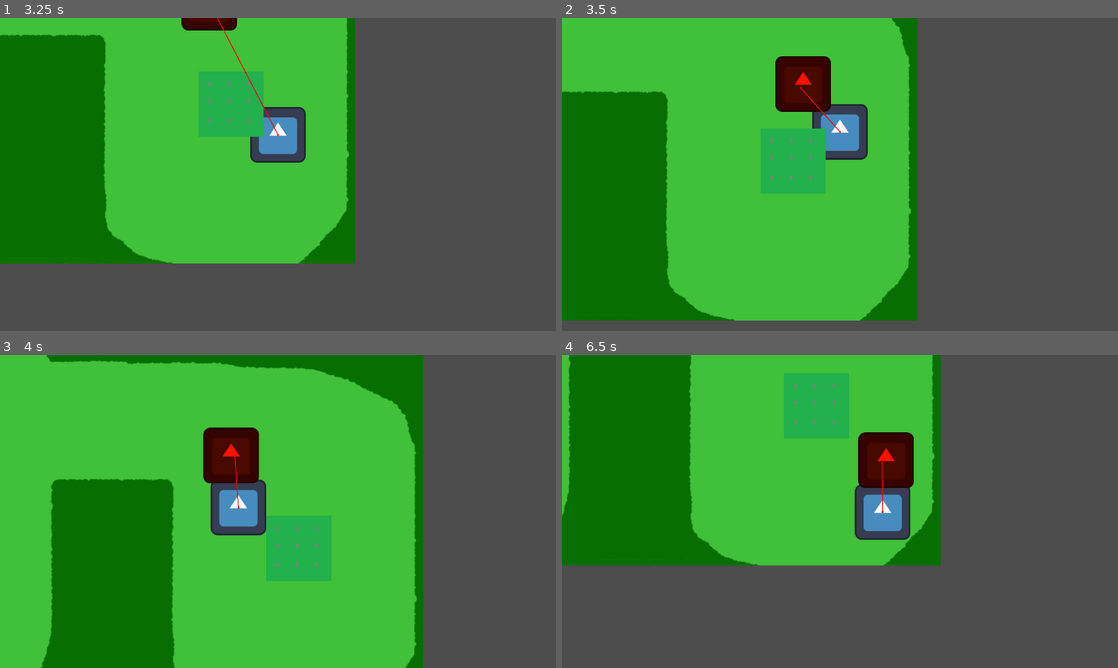
Above: before the commit, frames 1-4 (two rows, left to right).
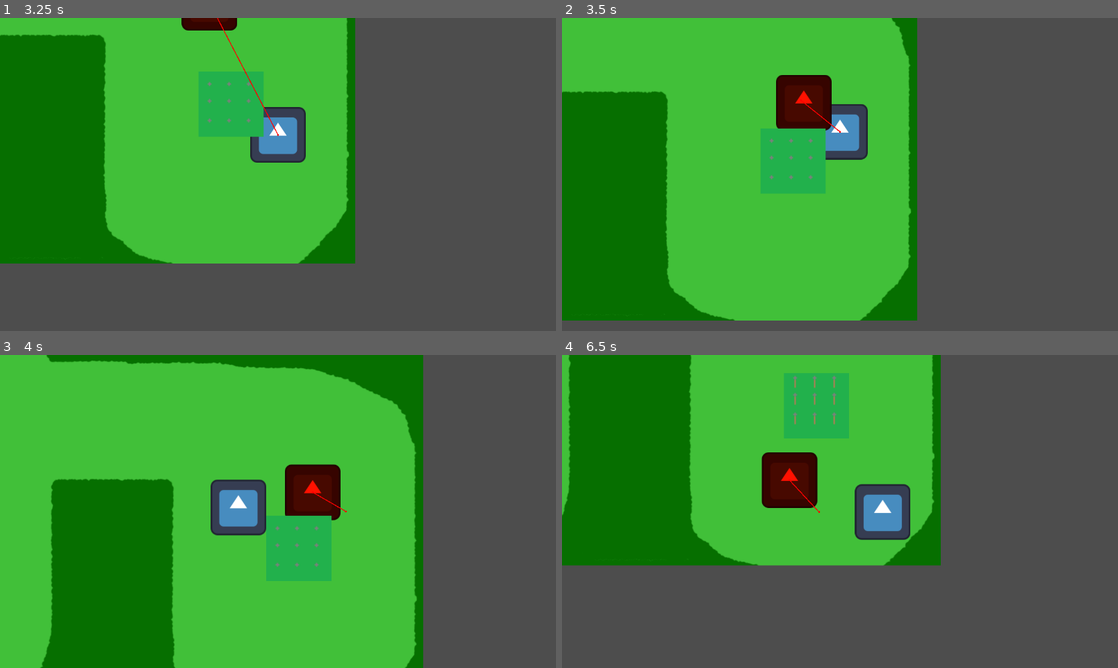
Above: after the commit, the same moments.

Repository: Studio-15/GoGogotJam2023
Game: Godot game, scene res://Levels/test_level.tscn
Two runs of this game, one before a commit and one after it. Both use one fixed random seed, a clock stepped at 60 frames per second and the inputs below. The engine's default icon, where the game draws it, is replaced by a stand-in: a white triangle on a blue panel in a dark square.
Inputs:
- Up to frame 1 (3.25 s): tap Enter at 0.5 s; hold D (move_right) 0.53-1.28 s; hold S (move_down) 1.28-2.03 s; hold D (move_right) 2.03-2.78 s; tap Space at 2.75 s; hold W (move_up) from 2.78 s (still down)
- Up to frame 2 (3.5 s): keep holding W (move_up)
- Up to frame 3 (4 s): release W (move_up) at 3.53 s; hold A (move_left) from 3.53 s (still down)
- Up to frame 4 (6.5 s): release A (move_left) at 5.03 s; hold S (move_down) 5.03-5.78 s; hold D (move_right) from 5.78 s (still down)

Frame 1 is identical in both runs. In frame 2, 1.4% of the frame differs, in the area x 38-50%, y 12-37%; in frame 3, 3.5%; in frame 4, 3.7%, in the area x 35-64%, y 6-51%.

Commit message:
Collision fix

Diff:
--- a/src/Enemies/test_enemy.tscn
+++ b/src/Enemies/test_enemy.tscn
@@ -12,7 +12,6 @@
 
 [node name="TestEnemy" type="CharacterBody2D" groups=["Enemy"]]
 collision_layer = 4
-collision_mask = 3
 script = ExtResource("1_jklcb")
 
 [node name="Sprite2D" type="Sprite2D" parent="."]
